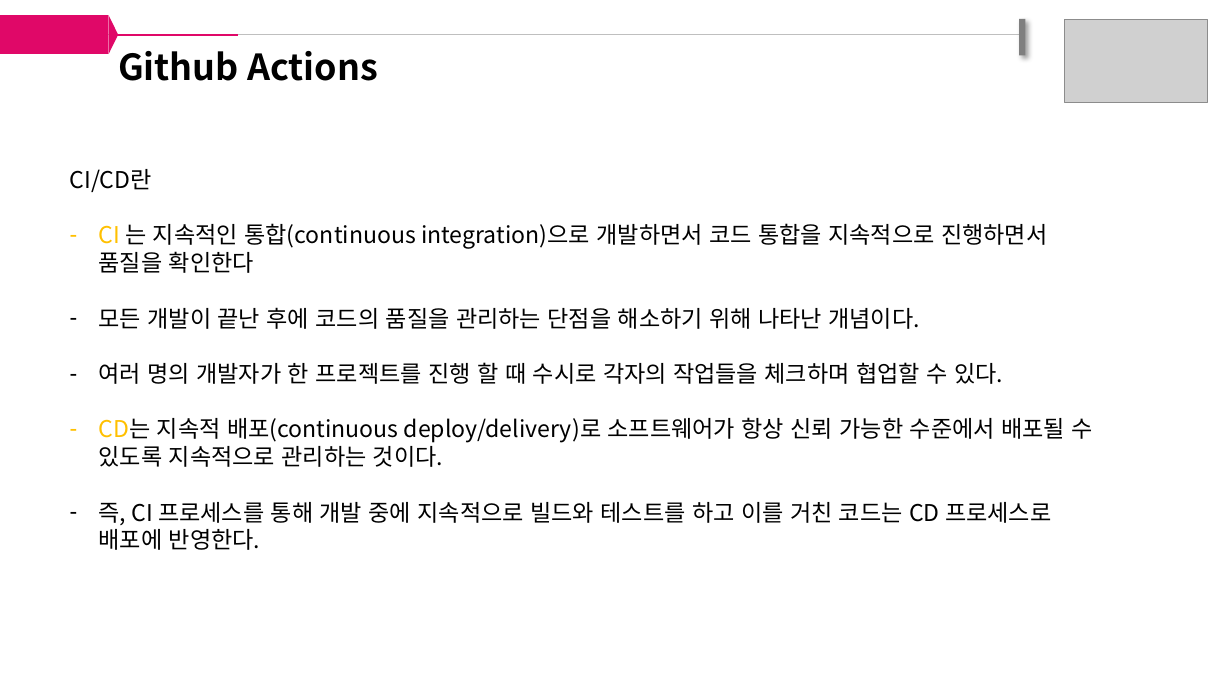
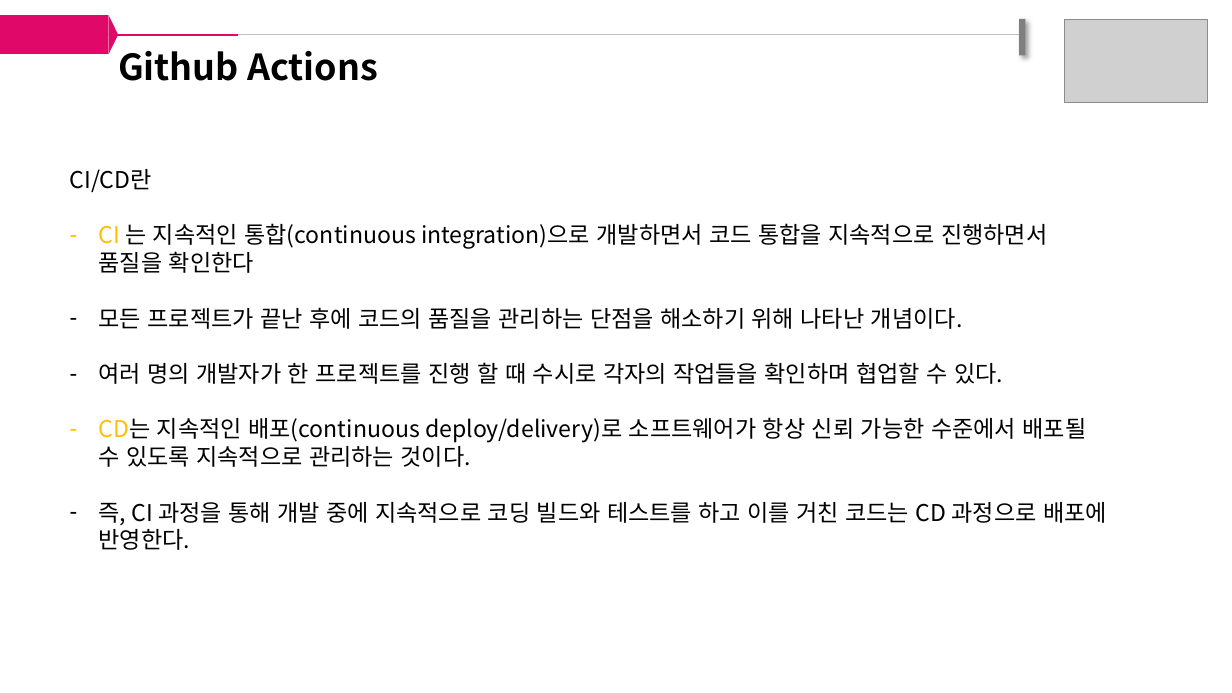
Before and after one commit to paullabkorea/tutorialproject, a slide deck: slide 3 of etc/001. git action/github actionspptx.pptx. Drawn at 1232x693 pixels with LibreOffice and Linux fonts; fonts in the diff are those of the drawing; grey boxes stand for pictures. Boxes give left, top, right and bottom in pixels: in the first picture for what was removed or moved away, otherwise in the second. Text is boxed around its words. In the diff, an @@ line names an element or a change of style, - is before the commit and + after.

```diff
--- a/etc/001. git action/github actionspptx.pptx
+++ b/etc/001. git action/github actionspptx.pptx
@@ text at (99,307,1107,550): text changed @@
-– 모든 개발이 끝난 후에 코드의 품질을 관리하는 단점을 해소하기 위해 나타난 개념이다.
-– 여러 명의 개발자가 한 프로젝트를 진행 할 때 수시로 각자의 작업들을 체크하며 협업할 수 있다.
-– CD는 지속적 배포(continuous deploy/delivery)로 소프트웨어가 항상 신뢰 가능한 수준에서 배포될 수 있도록 지속적으로 관리하는 것이다.
-– 즉, CI 프로세스를 통해 개발 중에 지속적으로 빌드와 테스트를 하고 이를 거친 코드는 CD 프로세스로 배포에 반영한다.
+– 모든 프로젝트가 끝난 후에 코드의 품질을 관리하는 단점을 해소하기 위해 나타난 개념이다.
+– 여러 명의 개발자가 한 프로젝트를 진행 할 때 수시로 각자의 작업들을 확인하며 협업할 수 있다.
+– CD는 지속적인 배포(continuous deploy/delivery)로 소프트웨어가 항상 신뢰 가능한 수준에서 배포될 수 있도록 지속적으로 관리하는 것이다.
+– 즉, CI 과정을 통해 개발 중에 지속적으로 코딩 빌드와 테스트를 하고 이를 거친 코드는 CD 과정으로 배포에 반영한다.
```
Also in this commit, not shown: 1 other slide changed, 1 other file.
